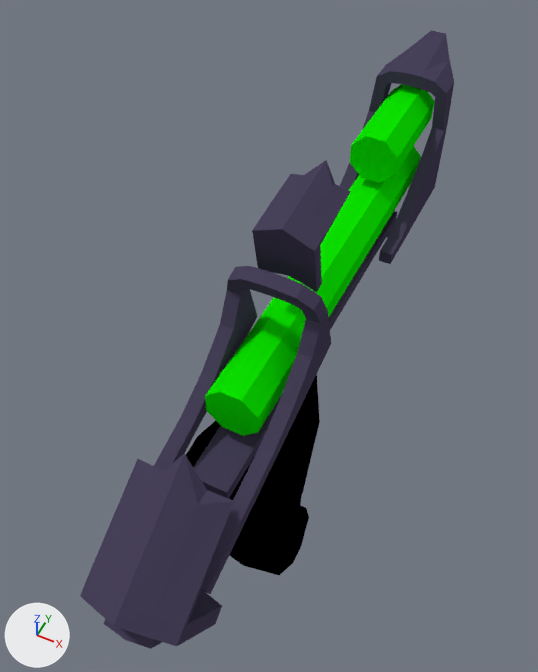
The Blender file VRgun.blend as it was, and as the next commit left it.
One viewpoint serves both versions: a 50 mm camera at (1.01, -1.92, 2.99) aimed at (-0.22, 0.54, -0.08). Every picture has the same lights, and +X, +Y and +Z are marked at lower left. Both versions are drawn at frame 42 of the action 'littlebackAction'; the numbers are the values there.

In view in the first picture: 'Handle', 'back', 'base', 'glowbig', 'glowsmall', 'hightop', 'littleback', 'lowtop'.
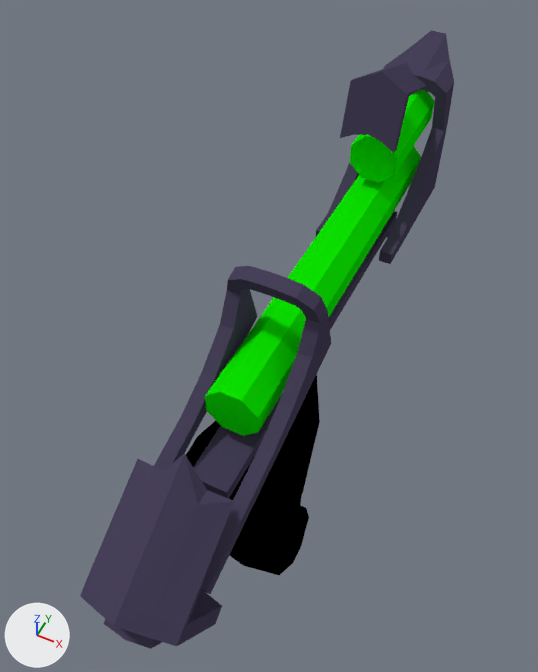
Changed parts and their boxes [x1, y1, x2, y2] in the pictures (538 x 672 px):
'littleback', moved, turned: before [252, 160, 350, 293]; after [340, 63, 426, 153]

The change, as a diff of the scene's bpy script:
```diff
--- a/VRgun.blend.py
+++ b/VRgun.blend.py
@@ ob_littleback @@
 ob_littleback = bpy.data.objects.new('littleback', me_cube_004)
-ob_littleback.location = (0.0, -0.605, 0.0)
-ob_littleback.rotation_euler = (0.179, 0.0, 0.0)  # degrees (10, 0, 0)
+ob_littleback.location = (0.0, 0.101, 0.655)
+ob_littleback.rotation_euler = (-0.306, 0.0, 0.0)  # degrees (-18, 0, 0)
```
